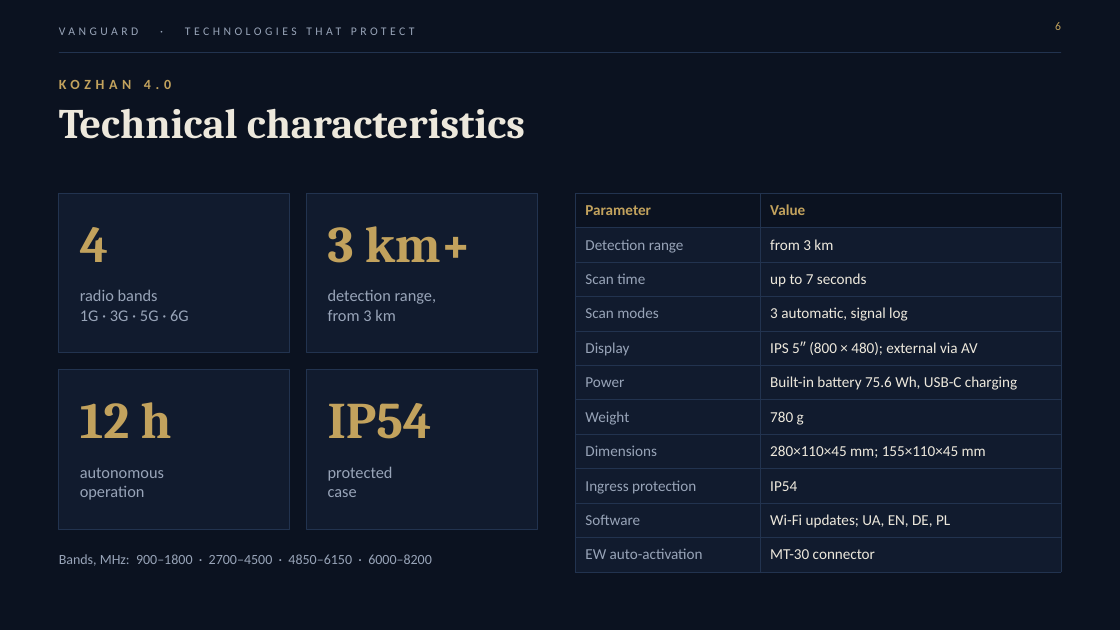
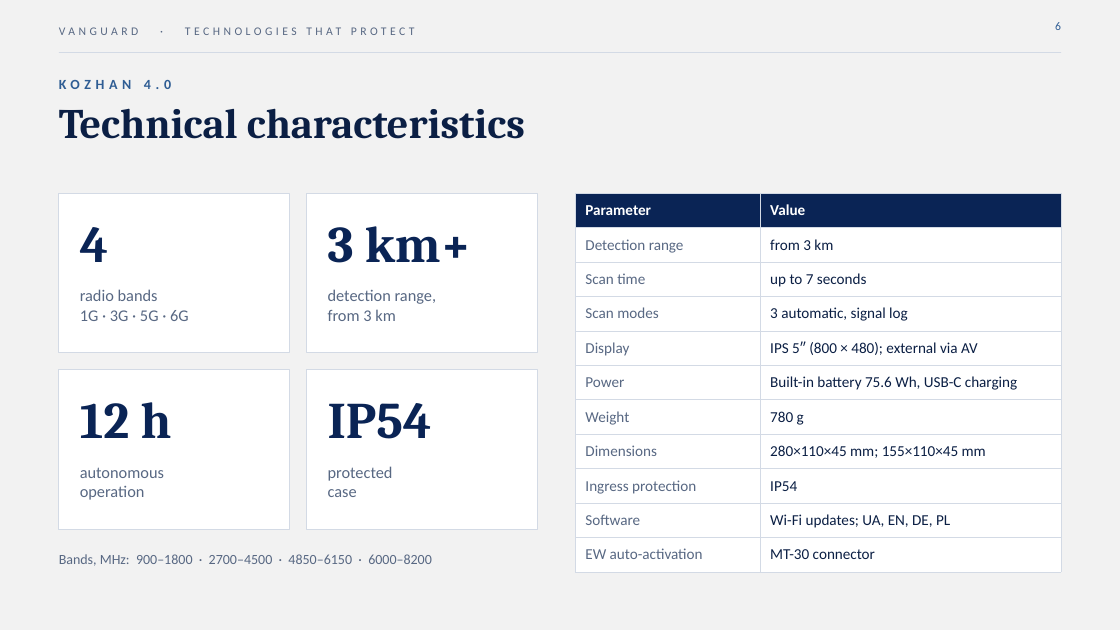
Before and after one commit to Orangepranik/presentation-vanguard, a slide deck: slide 6 of Vanguard_Investor_Presentation_Norway.pptx. Drawn at 1120x630 pixels with LibreOffice and Linux fonts; fonts in the diff are those of the drawing; background and template pictures are left out. Boxes give left, top, right and bottom in pixels: in the first picture for what was removed or moved away, otherwise in the second. Text is boxed around its words. In the diff, an @@ line names an element or a change of style, - is before the commit and + after.

```diff
--- a/Vanguard_Investor_Presentation_Norway.pptx
+++ b/Vanguard_Investor_Presentation_Norway.pptx
@@ background #0B1220 to #F2F2F2 @@
@@ text colour #98A4B8 to #586883 in 6 elements at bbox=[80, 289, 189, 321], bbox=[328, 289, 437, 321], bbox=[80, 467, 164, 500], bbox=[328, 466, 393, 497], bbox=[59, 554, 432, 566], bbox=[59, 27, 138, 35] @@
@@ page number at bbox=[1055, 22, 1061, 30]: text colour #C2A25D to #2F5D94 @@
@@ rectangle at bbox=[59, 52, 1061, 53]: fill #22334F to #D3DAE5 @@
@@ text "KOZHAN 4.0" at bbox=[59, 80, 171, 89]: text colour #C2A25D to #2F5D94 @@
@@ text "Technical characteristics" at bbox=[59, 108, 525, 139]: text colour #EDE8DC to #0B1F44 @@
@@ table at bbox=[576, 193, 1061, 563] @@
@@ fill #0B1220 to #0A2455 in row 1 @@
@@ fill #111B2E to #FFFFFF in 20 cells @@
@@ text colour #C2A25D to #FFFFFF in "Parameter", "Value" @@
@@ text colour #98A4B8 to #586883 in "Detection range", "Scan time", "Scan modes", "Display" and 6 more places @@
@@ text colour #EDE8DC to #0B1F44 in "from 3 km", "up to 7 seconds", "3 automatic, signal log", "IPS 5″ (800 × 480); external via ..." and 6 more places @@
@@ borders changed @@
@@ fill #111B2E to #FFFFFF; outline #22334F 0.75 pt to #D3DAE5 0.75 pt in 4 elements at bbox=[59, 193, 290, 353], bbox=[307, 193, 538, 353], bbox=[59, 370, 290, 529], bbox=[307, 370, 538, 529] @@
@@ text colour #C2A25D to #0A2455 in 4 elements at bbox=[80, 227, 108, 262], bbox=[328, 226, 471, 263], bbox=[80, 402, 172, 438], bbox=[328, 403, 432, 439] @@
```
Also in this commit, not shown: 10 other slides changed, 9 other files.
